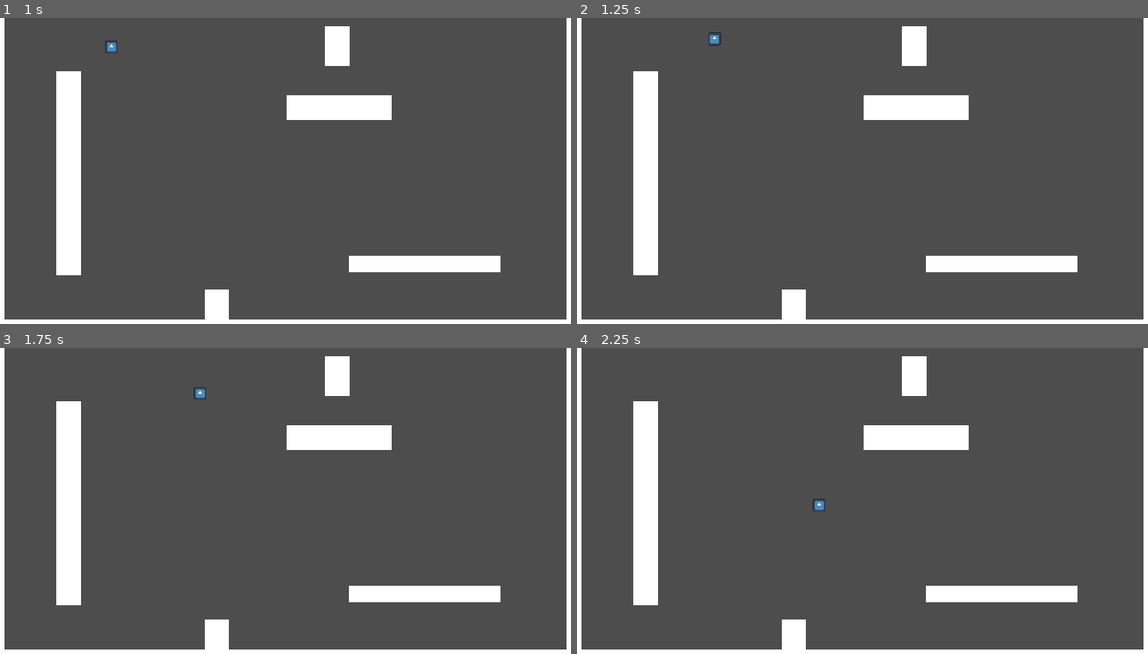
Above: before the commit, frames 1-4 (two rows, left to right).
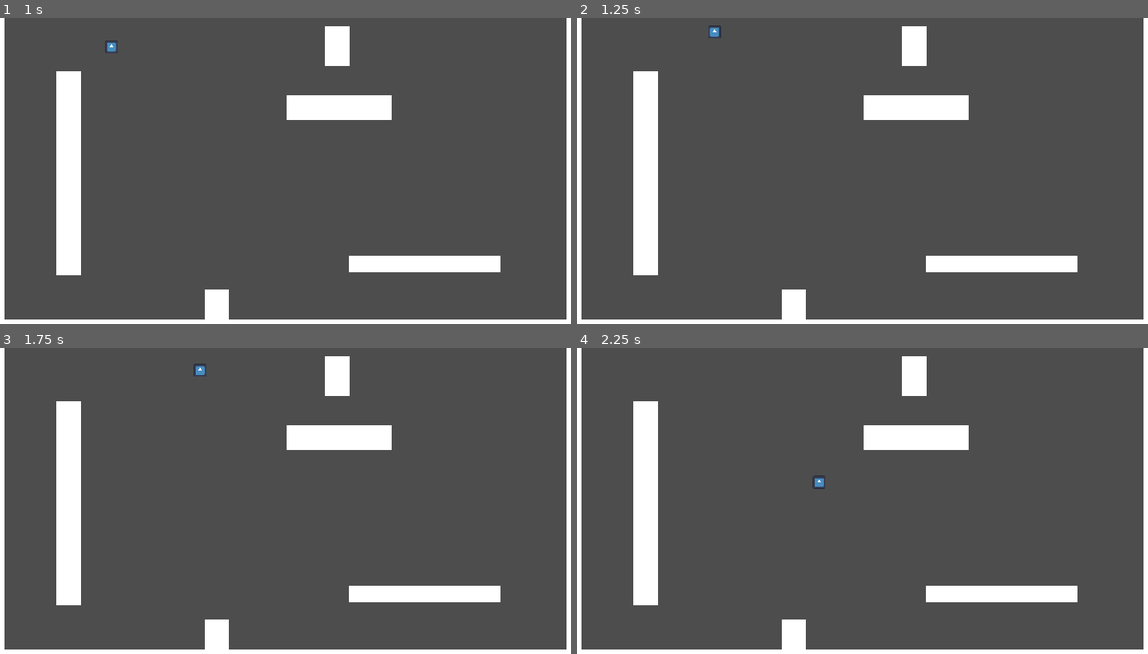
Above: after the commit, the same moments.

Repository: ReusableChopsticks/Platformer2024
Game: Godot game, scene res://scenes/environment/level.tscn
Two runs of this game, one before a commit and one after it. Both use one fixed random seed, a clock stepped at 60 frames per second and the inputs below. The engine's default icon, where the game draws it, is replaced by a stand-in: a white triangle on a blue panel in a dark square.
Inputs:
- Up to frame 1 (1 s): tap Enter at 0.5 s; hold Right (right) from 0.53 s (still down); tap Z (dash) at 0.6 s; tap Space (jump) at 0.77, 0.8 s
- Up to frame 2 (1.25 s): keep holding Right (right); tap Space (jump) at 1.07 s
- Up to frame 3 (1.75 s): keep holding Right (right); tap Space (jump) at 1.25, 1.35, 1.52 s; tap Z (dash) at 1.55 s
- Up to frame 4 (2.25 s): tap Space (jump) at 1.82 s; release Right (right) at 2.03 s; hold A (left) from 2.03 s (still down); tap Z (dash) at 2.1 s

Frame 1 is identical in both runs. In frame 2, less than 0.1% of the frame differs, in the area x 22-26%, y 2-10%; in frame 3, 0.1%, in the area x 33-37%, y 5-17%; in frame 4, 0.1%.

Commit message:
retain speed with wall jumps that are quick enough

Diff:
--- a/scenes/player/PlayerDashState.gd
+++ b/scenes/player/PlayerDashState.gd
@@ -19,7 +19,6 @@
 
 func enter():
 	was_in_air = in_air()
-	print(was_in_air)
 	already_transitioned = false
 	var dash_speed = player.move_speed * dash_speed_mult
 	if (Input.is_action_pressed("down")):
@@ -67,5 +66,4 @@
 
 func on_dash_timeout():
 	if not already_transitioned:
-		print("dash timeout")
 		transitioned.emit(self, "PlayerMoveState")
--- a/scenes/player/PlayerDoubleJump.gd
+++ b/scenes/player/PlayerDoubleJump.gd
@@ -1,7 +1,7 @@
 extends PlayerState
 class_name PlayerDoubleJumpState
 
-@export var double_jump_force: int = -300
+@export var double_jump_force: int = -400
 
 func enter():
 	player.jump_buffer_timer.stop()
--- a/scenes/player/PlayerReboundState.gd
+++ b/scenes/player/PlayerReboundState.gd
@@ -4,7 +4,7 @@
 @export var rebound_time: float = 0.2
 ## y velocity to apply when rebounding off a wall.
 @export var rebound_y_vel: int = -200
-@export var floor_rebound_vel: int = -700
+@export var floor_rebound_vel: int = -800
 
 
 func enter():
--- a/scenes/player/PlayerState.gd
+++ b/scenes/player/PlayerState.gd
@@ -50,7 +50,7 @@
 	return player.is_on_floor()
 
 func idle():
-	return grounded and !Input.is_anything_pressed() and player.velocity.x == 0
+	return grounded and !Input.is_anything_pressed() and player.velocity == Vector2.ZERO
 
 func in_air():
 	return !player.is_on_ceiling() and !player.is_on_floor() and !player.is_on_wall()
--- a/scenes/player/PlayerWallState.gd
+++ b/scenes/player/PlayerWallState.gd
@@ -5,12 +5,24 @@
 
 @export var wall_slide_speed: int = 300
 @export var wall_slide_accel: int = 200
+## The amount of time you can stay on a wall without losing speed levels
+@export var speed_grace_time: float = 0.2
+
+var time_elapsed: float = 0
+var speed_resetted = false
 
 func enter():
 	player.velocity.y = 0
-	player.reset_speed_level()
+	speed_resetted = false
+	time_elapsed = 0
 
 func physics_update(delta: float):
+	time_elapsed += delta
+
+	# reset speed once grace time is over
+	if (not speed_resetted and time_elapsed > speed_grace_time):
+		player.reset_speed_level()
+		speed_resetted = true
 
 	player.velocity.y = Calc.approach(player.velocity.y, wall_slide_speed, wall_slide_accel * delta)
 	player.move_and_slide()
--- a/scenes/player/player.gd
+++ b/scenes/player/player.gd
@@ -70,10 +70,12 @@
 	#print(str(base_speed) + " * " + str(speed_level) + " = " + str(move_speed))
 
 func increment_speed_level():
+	modulate = Color.BLACK
 	speed_level = min(speed_level + 1, max_speed_level)
 	calculate_forces()
 
 func reset_speed_level():
+	modulate = Color.WHITE
 	speed_level = 1
 	calculate_forces()
 
